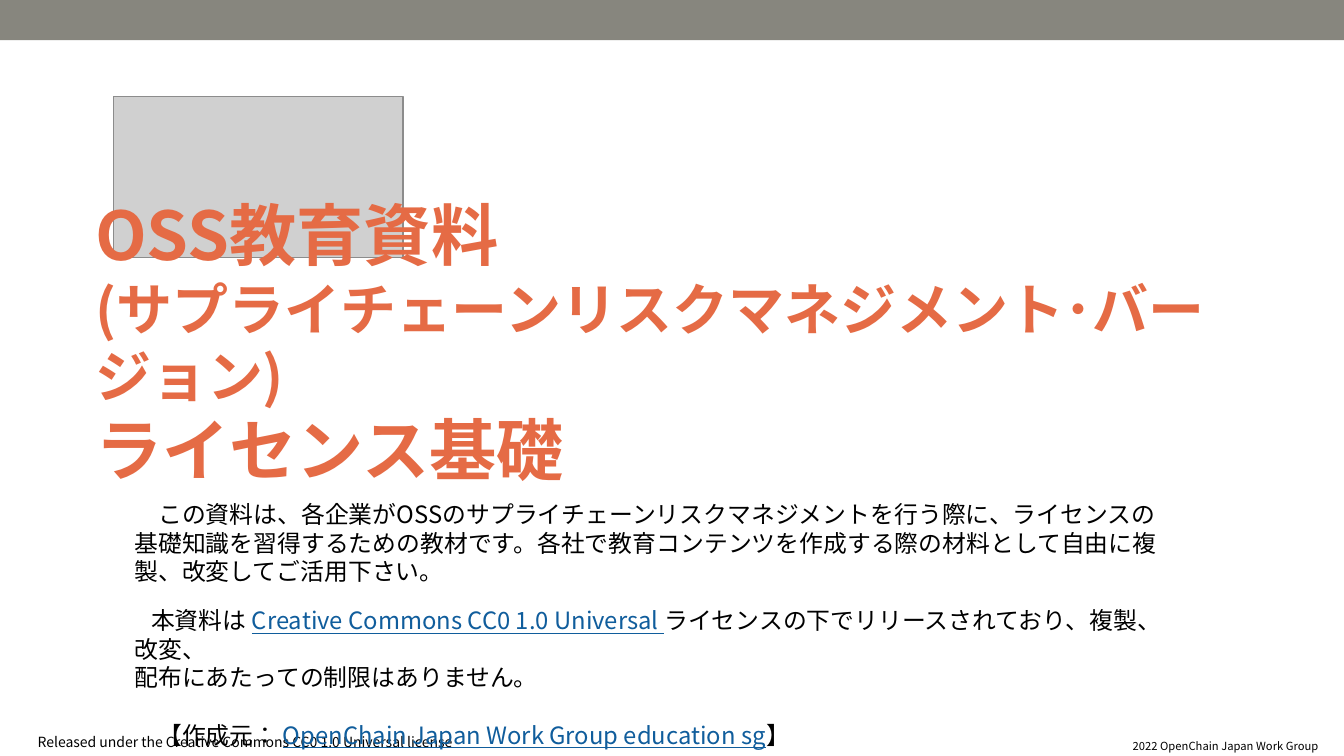
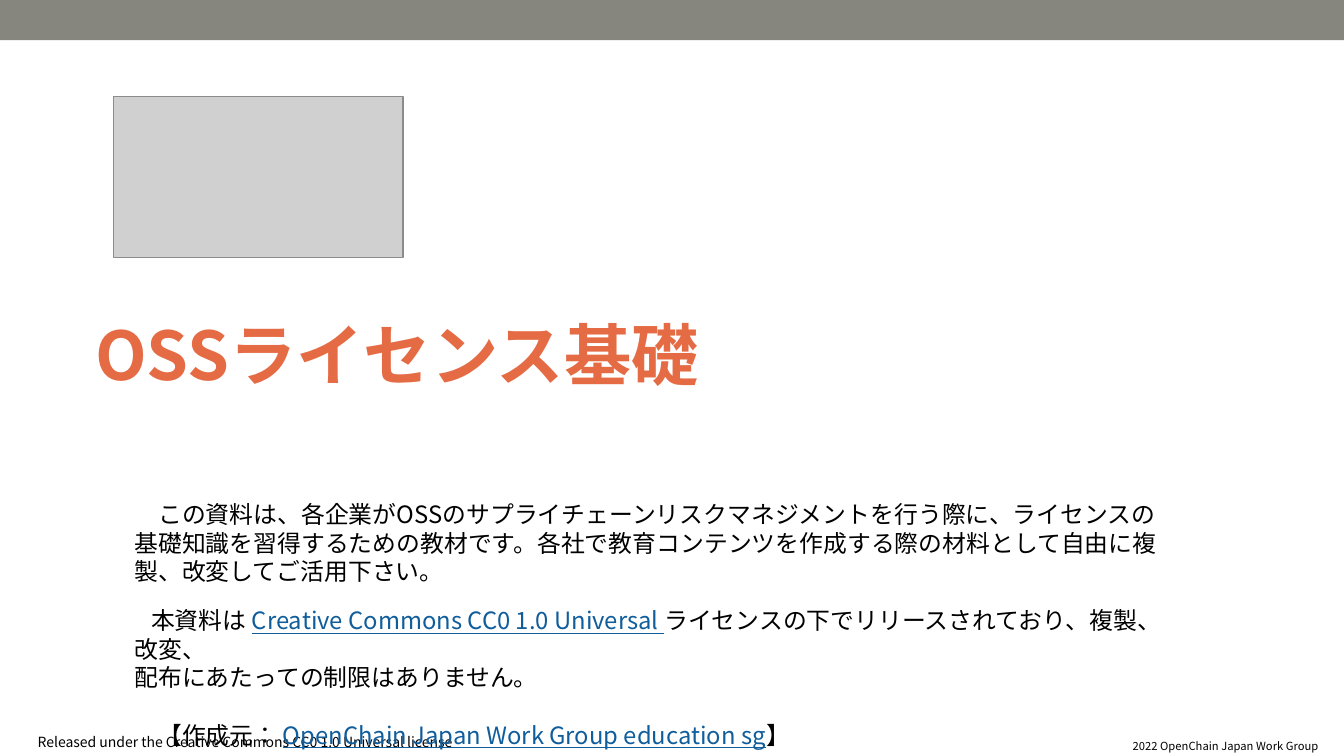
Before and after one commit to koizumistr/OpenChain-JWG, a slide deck: slide 1 of Education_Material/Training/L2_OSS_Licenses_Basics/OSS_Licenses_Basics_jp.pptx. Drawn at 1344x756 pixels with LibreOffice and Linux fonts; fonts in the diff are those of the drawing; grey boxes stand for pictures; background and template pictures are left out. Boxes give left, top, right and bottom in pixels: in the first picture for what was removed or moved away, otherwise in the second. Text is boxed around its words. In the diff, an @@ line names an element or a change of style, - is before the commit and + after.

```diff
--- a/Education_Material/Training/L2_OSS_Licenses_Basics/OSS_Licenses_Basics_jp.pptx
+++ b/Education_Material/Training/L2_OSS_Licenses_Basics/OSS_Licenses_Basics_jp.pptx
@@ text at (x1=95, y1=323, x2=698, y2=386): text changed; size 40 to 48 pt @@
-OSS教育資料
-(サプライチェーンリスクマネジメント･バージョン)
-ライセンス基礎
+OSSライセンス基礎
```
Also in this commit, not shown: 6 other files.
